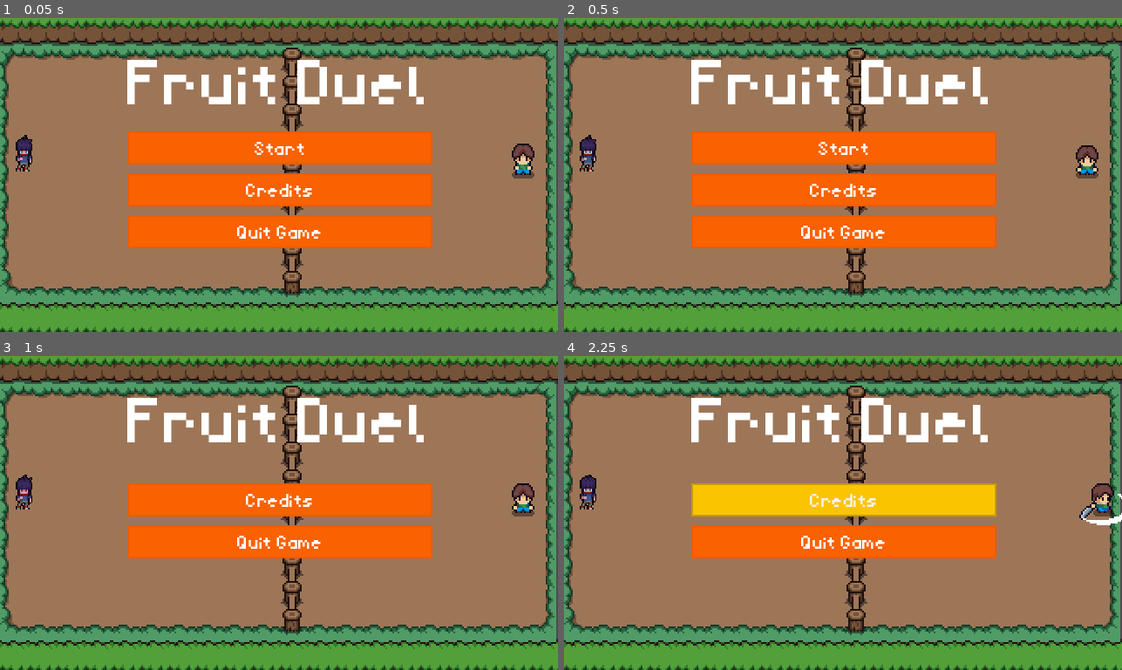
Above: before the commit, frames 1-4 (two rows, left to right).
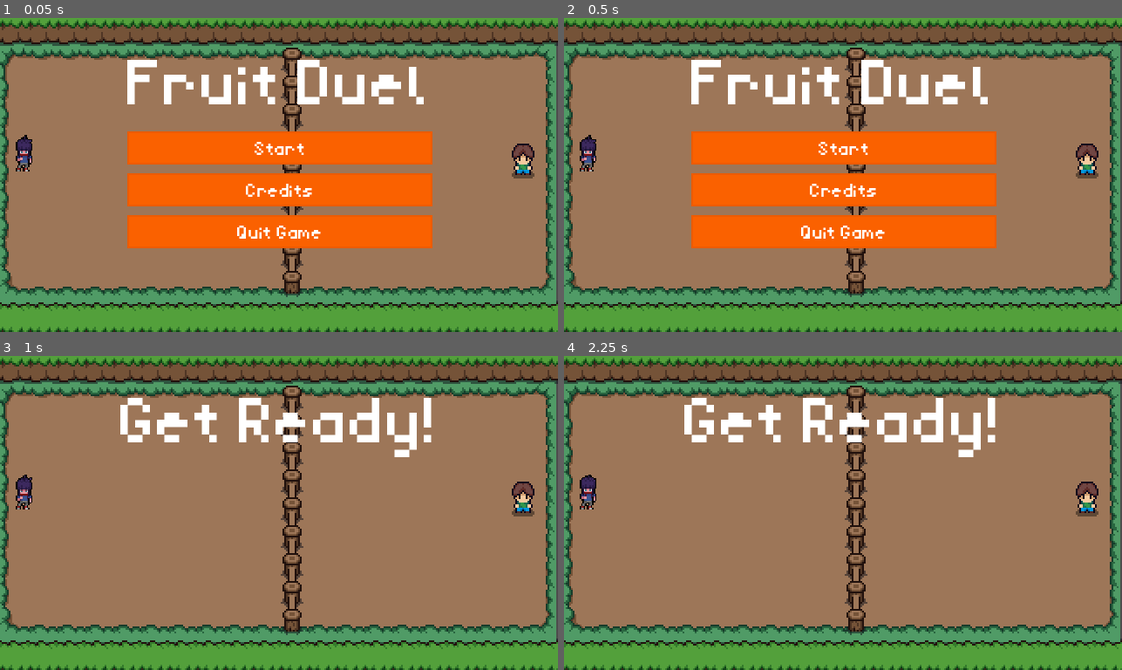
Above: after the commit, the same moments.

Repository: victorcto/fruit-duel
Game: Godot game, scene res://levels/scenes/test_level.tscn
Two runs of this game, one before a commit and one after it. Both use one fixed random seed, a clock stepped at 60 frames per second and the inputs below. The project has no main scene, so this scene is started directly.
Inputs (mouse positions are in pixels of both pictures, inside the frame that each line leads up to):
- Up to frame 1 (0.05 s): no input
- Up to frame 2 (0.5 s): no input
- Up to frame 3 (1 s): click "Start" at 0.5 s
- Up to frame 4 (2.25 s): click (843, 503) at 1.25 s, where only the run before the commit has a clickable "Credits"; hold Right (move_right) from 2.03 s (still down); tap / (cut) at 2.1 s

Frame 1 is identical in both runs. In frame 2, 0.2% of the frame differs, in the area x 91-96%, y 40-50%; in frame 3, 15%; in frame 4, 16%, in the area x 21-100%, y 13-65%.

Commit message:
ajustar posição do personagem ao iniciar

Diff:
--- a/characters/scripts/cutter.gd
+++ b/characters/scripts/cutter.gd
@@ -14,7 +14,9 @@
 @export var _animation_tree: AnimationTree = null
 
 func _ready() -> void:
-	_animation_tree.active = true;
+	set_physics_process(false)
+	_animation_tree.active = false;
+	_animation_tree.anim_player
 	_state_machine = _animation_tree["parameters/playback"]
 
 func _physics_process(delta: float) -> void:
@@ -66,3 +68,10 @@
 
 func _on_attack_area_body_entered(body) -> void:
 	pass # Replace with function body.
+
+func _stopOrStartCharacter(_is_active) -> void:
+	set_physics_process(_is_active)
+	_animation_tree.active = _is_active;
+
+func start_pos(pos):
+	position = pos
--- a/hud/hud.gd
+++ b/hud/hud.gd
@@ -4,14 +4,20 @@
 @onready var message_label = $Control/VBoxContainer/MessageLabel
 @onready var messager_timer = $MessagerTimer
 @onready var start_button = $Control/VBoxContainer/StartButton
+@onready var credits_button = $Control/VBoxContainer/CreditsButton
+@onready var quit_button = $Control/VBoxContainer/QuitButton
+@onready var cutter = $"../Cutter"
+
 
 func show_message(text):
 	message_label.text = text
 	message_label.show()
 	messager_timer.start()
+	await messager_timer.timeout
 
 func show_game_over():
 	show_message("Game Over")
+	cutter._stopOrStartCharacter(false);
 	await messager_timer.timeout
 
 	message_label.text = "Fruit Duel"
@@ -19,10 +25,13 @@
 
 	await get_tree().create_timer(1.0).timeout
 	start_button.show()
-
+	credits_button.show()
+	quit_button.show()
 
 func _on_start_button_pressed():
 	start_button.hide()
+	credits_button.hide()
+	quit_button.hide()
 	start_game.emit()
 
 
--- a/levels/scenes/test_level.tscn
+++ b/levels/scenes/test_level.tscn
@@ -21,3 +21,13 @@
 position = Vector2(14, 88)
 
 [node name="HUD" parent="." instance=ExtResource("3_fq8sp")]
+
+[node name="GameOverTimer" type="Timer" parent="."]
+wait_time = 10.0
+autostart = true
+
+[node name="StartPositionCutter" type="Marker2D" parent="."]
+position = Vector2(300, 84)
+
+[connection signal="start_game" from="HUD" to="." method="new_game"]
+[connection signal="timeout" from="GameOverTimer" to="." method="game_over"]
--- a/levels/scripts/test_level.gd
+++ b/levels/scripts/test_level.gd
@@ -1 +1,9 @@
 extends Node2D
+
+func game_over():
+	$HUD.show_game_over()
+	$Cutter.start_pos($StartPositionCutter.position)
+
+func new_game():
+	await $HUD.show_message("Get Ready!")
+	$Cutter._stopOrStartCharacter(true)
